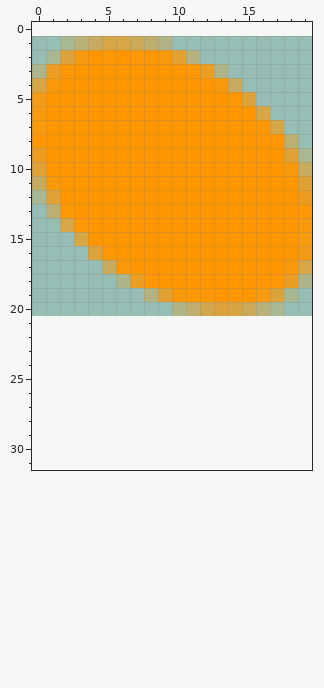
File history of a pixel-art sprite, data/Player/player_left2.png. This is how it looked before the edit.
The file is 20x20 pixels. Pixels under 10% opacity are left out. Colours within 5 levels of each other are drawn and written as one. The old version is drawn lined up with the new one, on the new canvas.
After:
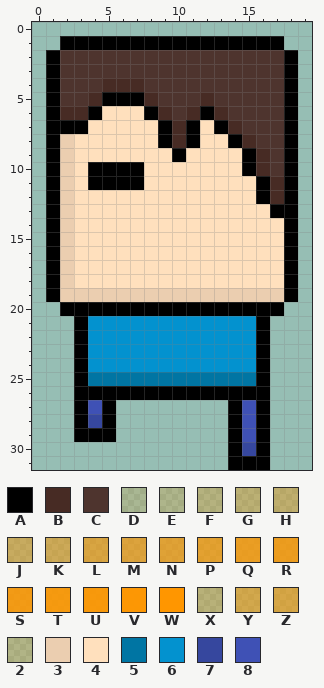
Palette (. is transparent): A #000000  B #472b24  C #4e342e  D #ff96002f  E #ff96003a  F #ff96004b  G #ff96005a  H #ff960063  J #ff960077  K #ff960083  L #ff9600a1  M #ff9600a9  N #ff9600b2  P #ff9600ba  Q #ff9600cc  R #ff9600d2  S #ff9600e0  T #ff9600e8  U #ff9600ee  V #ff9600f9  W #ff9600  X #ff970053  Y #ff970092  Z #ff97009b  2 #ff980041  3 #ebceb0  4 #ffe0bd  5 #0075a3  6 #0392cf  7 #36479e  8 #3f51b5
From old to new:
canvas 20x20 -> 20x32, the old top-left corner now at 0,1
Changed rows in their new state; - is an unchanged pixel.
first column x 0:
 1 --AAAAAAAAAAAAAAAA--
 2 -ACCCCCCCCCCCCCCCCA-
 3 .ACCCCCCCCCCCCCCCCA-
 4 .ACCCBBBCCCCCCCCCCA-
 5 .ACCBAAABCCCBCCCCCA-
 6 .ABBA444ABCBABCCCCA-
 7 .AAA44444ABA4ABCCCA-
 8 .A3444444ABA44ABCCA-
 9 .A34444444A4444ABCA.
10 .A34AAAA4444444ABCA.
11 .A34AAAA44444444ABA.
12 .A34444444444444ABA.
13 -A344444444444444AA.
14 -A3444444444444444A.
15 -A3444444444444444A.
16 -A3444444444444444A.
17 -A3444444444444444A.
18 -A3444444444444444A.
19 -A3333333333333333A-
20 --AAAAAAAAAAAAAAAA--
21 ---A666666666666A---
22 ---A666666666666A---
23 ---A666666666666A---
24 ---A666666666666A---
25 ---A555555555555A---
26 ---AAAAAAAAAAAAAA---
27 ---A8A--------A8A---
28 ---A7A--------A8A---
29 ---AAA--------A8A---
30 --------------A7A---
31 --------------AAA---
